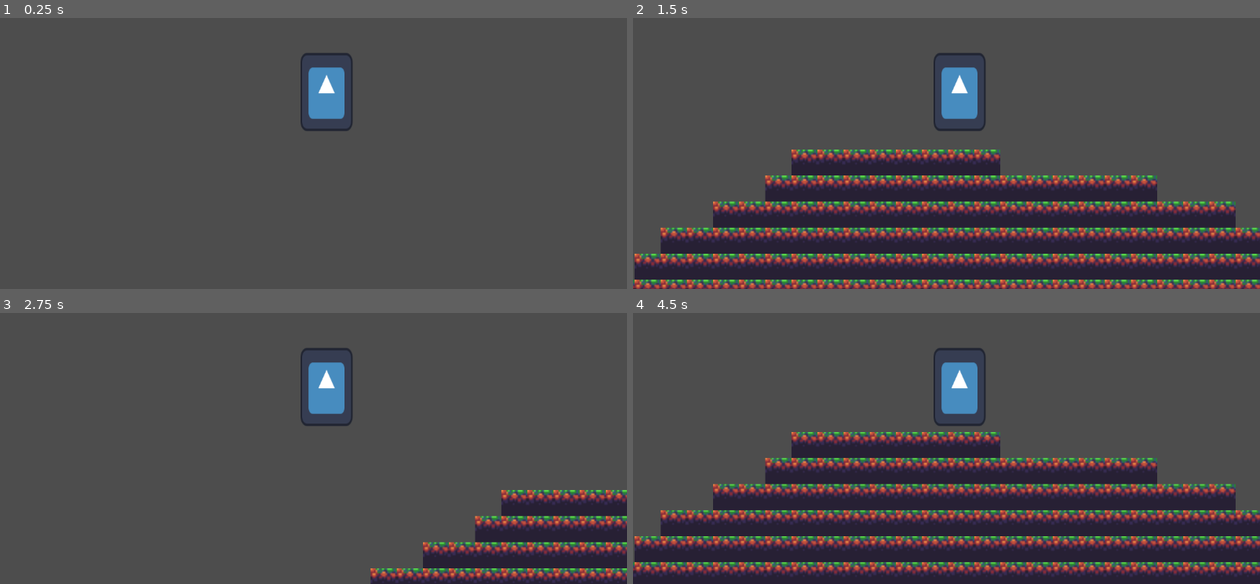
Above: before the commit, frames 1-4 (two rows, left to right).
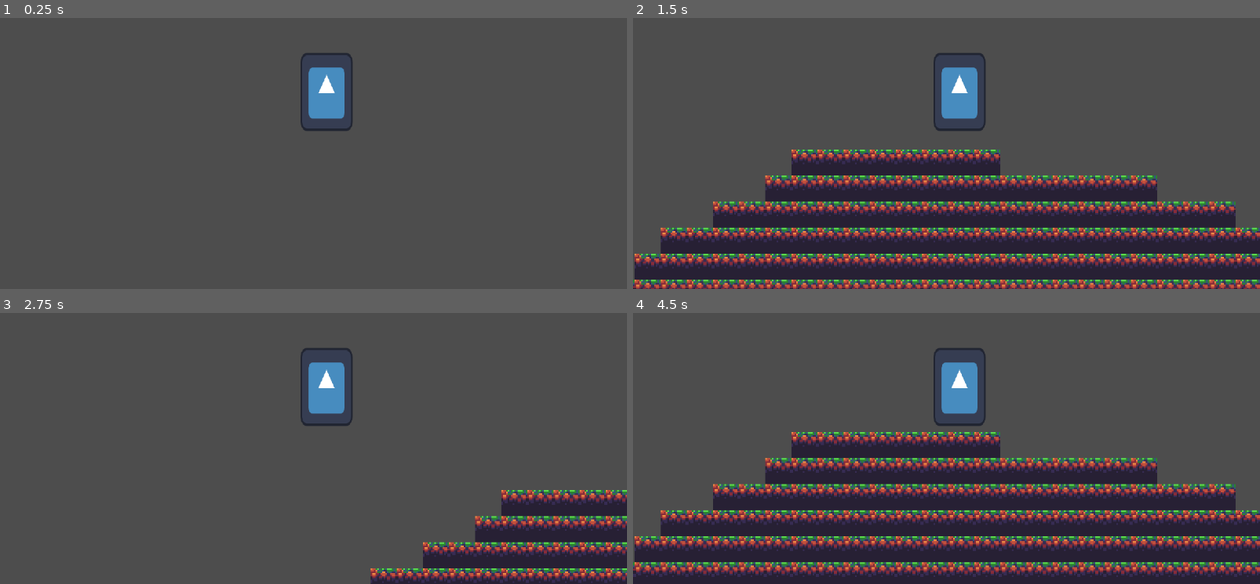
Above: after the commit, the same moments.

Repository: Cooperdean123/gamedesignone
Game: Godot game, scene res://plt_world_2.tscn
The game is run twice, just before and just after one commit, with the same random seed, the same clock (stepped at 60 frames per second) and the same inputs. The engine's default icon, where the game draws it, is replaced by a stand-in: a white triangle on a blue panel in a dark square.
Inputs (mouse positions are in pixels of both pictures, inside the frame that each line leads up to):
- Up to frame 1 (0.25 s): no input
- Up to frame 2 (1.5 s): tap Enter (ui_accept) at 0.5, 0.77 s; move the mouse to (1084, 96) at 0.52 s; hold Right (ui_right) 0.53-1.25 s; click (1084, 96) at 0.67 s; drag from (821, 131) to (915, 183) at 1.27 s
- Up to frame 3 (2.75 s): tap Enter (ui_accept) at 2 s; move the mouse to (376, 331) at 2.02 s; hold Left (ui_left) from 2.03 s (still down)
- Up to frame 4 (4.5 s): release Left (ui_left) at 2.75 s; drag from (915, 478) to (758, 356) at 2.77 s; tap Enter (ui_accept) at 3.5, 3.77 s; move the mouse to (1134, 462) at 3.52 s; hold Right (ui_right) 3.53-4.25 s; tap Escape (ui_cancel) at 4.15 s; drag from (758, 356) to (852, 321) at 4.27 s

The runs differ from the first frame. In frame 1, less than 0.1% of the frame differs, in the area x 49-55%, y 18-38%; in frame 2, 4.2%; in frame 3, 1.0%; in frame 4, 4.4%, in the area x 0-100%, y 18-97%.
Error in both runs: Invalid assignment of property or key 'process_node' with value of type 'int' on a base object of type 'Control (mygui.gd)'. (res://mygui.gd:5)

Commit message:
ewfewfweffsdfsfs

Diff:
--- a/project.godot
+++ b/project.godot
@@ -17,5 +17,6 @@
 
 [rendering]
 
+textures/canvas_textures/default_texture_filter=0
 renderer/rendering_method="gl_compatibility"
 renderer/rendering_method.mobile="gl_compatibility"
--- /dev/null
+++ b/td_player.gd
@@ -0,0 +1,34 @@
+extends CharacterBody2D
+
+
+const SPEED = 200.0
+var inertia = Vector2()
+var look_direction = Vector2.DOWN # (0, 1)
+
+var menu_scene = preload("res://mygui.tscn")
+var menu_instance = null
+
+func _ready():
+	menu_instance = menu_scene.instantiate()
+	$Camrea2D.add_child.call_deferred(menu_instance)
+	menu_instance.hide()
+
+func _physics_process(delta):
+	var direction = Vector2(
+		Input.get_axis("ui_left", "ui_right"),
+		Input.get_axis("ui_up", "ui_down")
+	)
+	if direction.length() > 0:
+		look_direction = direction
+		# scale to 1 to prevemt speed boost from diagonals
+		direction = direction.normalized()
+		velocity = direction * SPEED
+	else:
+		velocity = velocity.move_toward(Vector2(), SPEED)
+	velocity += interia
+	move_and_slide()
+	interia = interia.move_toward(Vector2(), delta * 1000.0
+
+	if Input.is.action_just_pressed("ui_cancel"):
+		menu_instance.show()
+		get_tree().paused = true
--- /dev/null
+++ b/td_player.tscn
@@ -0,0 +1,64 @@
+[gd_scene load_steps=8 format=3 uid="uid://bkvku3brsirqq"]
+
+[ext_resource type="Script" path="res://td_player.gd" id="1_mv2d0"]
+[ext_resource type="Texture2D" uid="uid://2n6rbeiq887q" path="res://sprites/zelda_like/character.png" id="2_8e6lq"]
+
+[sub_resource type="AtlasTexture" id="AtlasTexture_svm4x"]
+atlas = ExtResource("2_8e6lq")
+region = Rect2(0, 0, 16, 32)
+
+[sub_resource type="AtlasTexture" id="AtlasTexture_vwvfs"]
+atlas = ExtResource("2_8e6lq")
+region = Rect2(0, 32, 16, 32)
+
+[sub_resource type="AtlasTexture" id="AtlasTexture_syuyw"]
+atlas = ExtResource("2_8e6lq")
+region = Rect2(0, 64, 16, 32)
+
+[sub_resource type="SpriteFrames" id="SpriteFrames_qm4ja"]
+animations = [{
+"frames": [{
+"duration": 1.0,
+"texture": SubResource("AtlasTexture_svm4x")
+}],
+"loop": true,
+"name": &"idledown",
+"speed": 5.0
+}, {
+"frames": [{
+"duration": 1.0,
+"texture": SubResource("AtlasTexture_vwvfs")
+}],
+"loop": true,
+"name": &"idleside",
+"speed": 5.0
+}, {
+"frames": [{
+"duration": 1.0,
+"texture": SubResource("AtlasTexture_syuyw")
+}],
+"loop": true,
+"name": &"idleup",
+"speed": 5.0
+}]
+
+[sub_resource type="CapsuleShape2D" id="CapsuleShape2D_lwabd"]
+radius = 56.0
+height = 140.0
+
+[node name="td_player" type="CharacterBody2D"]
+script = ExtResource("1_mv2d0")
+
+[node name="AnimatedSprite2D" type="AnimatedSprite2D" parent="."]
+position = Vector2(-1, -17)
+scale = Vector2(8, 6.65625)
+sprite_frames = SubResource("SpriteFrames_qm4ja")
+animation = &"idledown"
+autoplay = "idledown"
+
+[node name="Camera2D" type="Camera2D" parent="."]
+zoom = Vector2(3, 3)
+
+[node name="CollisionShape2D" type="CollisionShape2D" parent="."]
+position = Vector2(-3, -15)
+shape = SubResource("CapsuleShape2D_lwabd")
Binary file added: sprites/zelda_like/Inner.png
Not shown, added: sprites/zelda_like/Inner.png.import
Binary file added: sprites/zelda_like/NPC_test.png
Not shown, added: sprites/zelda_like/NPC_test.png.import
Binary file added: sprites/zelda_like/Overworld.png
Not shown, added: sprites/zelda_like/Overworld.png.import
Binary file added: sprites/zelda_like/Slash.png
Not shown, added: sprites/zelda_like/Slash.png.import
Binary file added: sprites/zelda_like/cave.png
Not shown, added: sprites/zelda_like/cave.png.import
Binary file added: sprites/zelda_like/character.png
Not shown, added: sprites/zelda_like/character.png.import
(and 6 more such lines)
